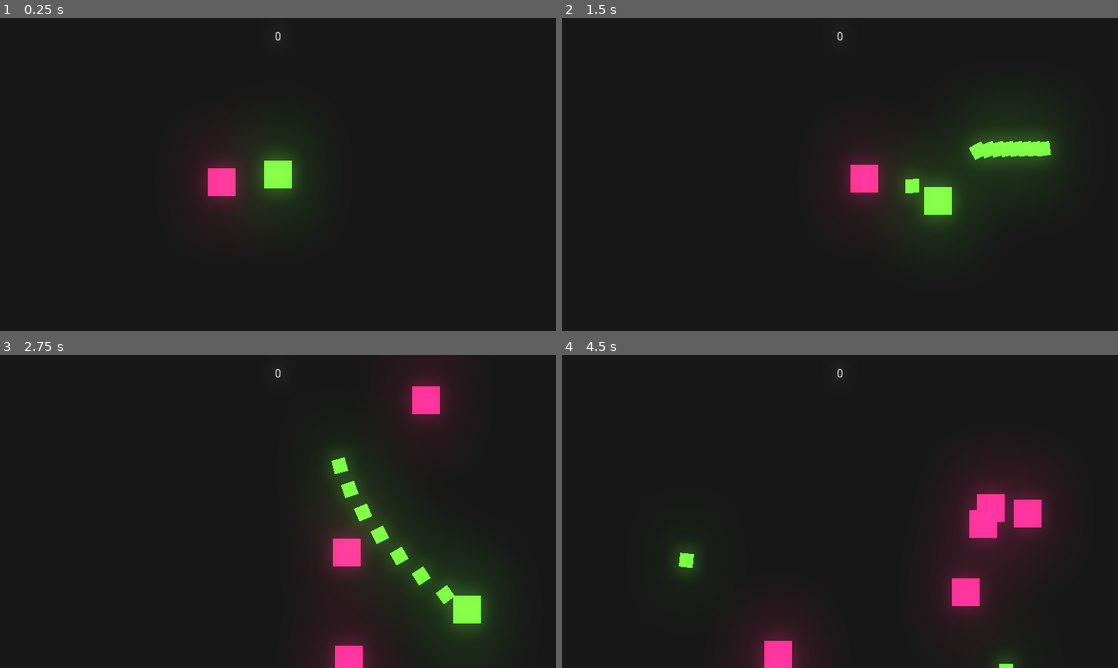
Above: before the commit, frames 1-4 (two rows, left to right).
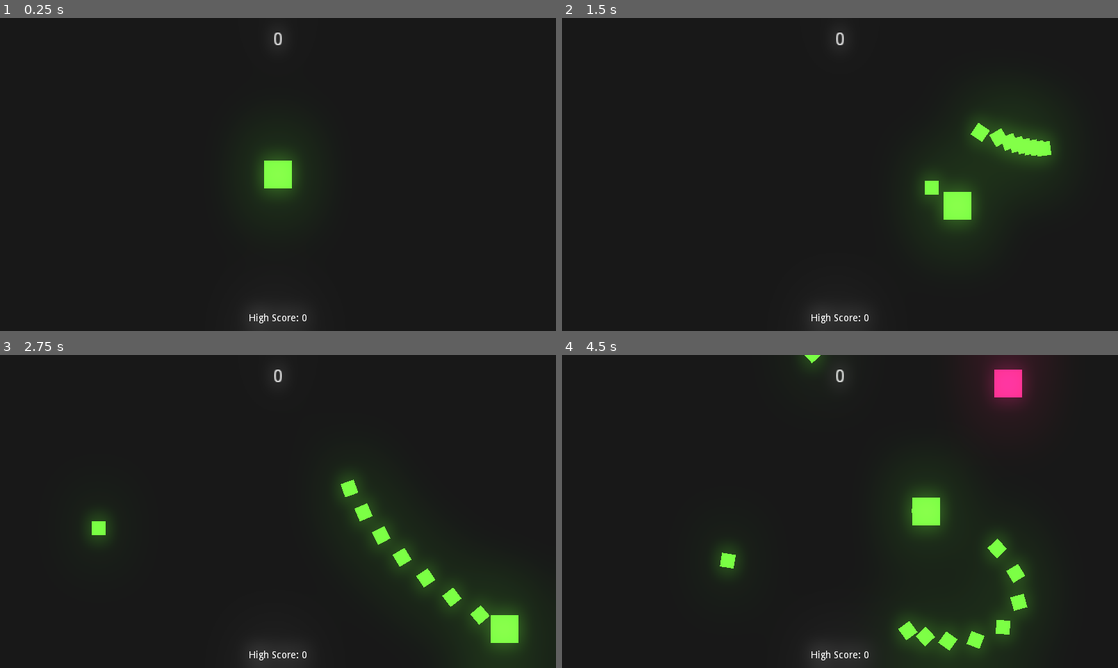
Above: after the commit, the same moments.

Repository: brunobold/CS-Project
Game: Godot game, scene res://scenes/Arena.tscn
The game is run twice, just before and just after one commit, with the same random seed, the same clock (stepped at 60 frames per second) and the same inputs.
Inputs (mouse positions are in pixels of both pictures, inside the frame that each line leads up to):
- Up to frame 1 (0.25 s): no input
- Up to frame 2 (1.5 s): tap Enter at 0.5 s; move the mouse to (962, 158) at 0.52 s; press the mouse at (962, 158) at 0.53 s; hold D (move_right) 0.53-1.28 s; move the mouse to (728, 190) at 1.27 s; release the mouse at (728, 190) at 1.28 s; hold S (move_down) from 1.28 s (still down); click (728, 190) at 1.35 s
- Up to frame 3 (2.75 s): move the mouse to (333, 442) at 2.02 s; release S (move_down) at 2.03 s; press the mouse at (333, 442) at 2.03 s; hold D (move_right) from 2.03 s (still down)
- Up to frame 4 (4.5 s): move the mouse to (812, 574) at 2.77 s; release D (move_right) at 2.78 s; release the mouse at (812, 574) at 2.78 s; hold W (move_up) 2.78-3.53 s; click (812, 574) at 2.85 s; move the mouse to (1006, 558) at 3.52 s; press the mouse at (1006, 558) at 3.53 s; hold A (move_left) from 3.53 s (still down); move the mouse to (673, 464) at 4.27 s; release the mouse at (673, 464) at 4.28 s; click (673, 464) at 4.35 s

The runs differ from the first frame. In frame 1, 1.4% of the frame differs, in the area x 35-56%, y 4-98%; in frame 2, 3.3%; in frame 3, 6.3%; in frame 4, 14%, in the area x 20-89%, y 0-100%.

Commit message:
High Score Added
High score located at bottom of game screen.

Diff:
--- a/scenes/Arena.tscn
+++ b/scenes/Arena.tscn
@@ -2,7 +2,7 @@
 
 [ext_resource path="res://scenes/Player.tscn" type="PackedScene" id=1]
 [ext_resource path="res://scripts/Arena.gd" type="Script" id=2]
-[ext_resource path="res://scenes/Enemy.tscn" type="PackedScene" id=3]
+[ext_resource path="res://scripts/Highscore.gd" type="Script" id=3]
 [ext_resource path="res://scripts/Score.gd" type="Script" id=4]
 [ext_resource path="res://scripts/Camera2D.gd" type="Script" id=5]
 
@@ -22,10 +22,11 @@
 [node name="WorldEnvironment" type="WorldEnvironment" parent="."]
 environment = SubResource( 1 )
 
-[node name="Enemy" parent="." instance=ExtResource( 3 )]
-position = Vector2( 236.235, 191.508 )
+[node name="Enemy_spawn_timer" type="Timer" parent="."]
+wait_time = 3.0
+autostart = true
 
-[node name="Enemy_spawn_timer" type="Timer" parent="."]
+[node name="Difficulty_timer" type="Timer" parent="."]
 autostart = true
 
 [node name="UI" type="Node2D" parent="."]
@@ -39,12 +40,27 @@
 }
 
 [node name="Score" type="Label" parent="UI/Control"]
+margin_left = -160.0
 margin_top = 15.0
-margin_right = 640.0
+margin_right = 480.0
 margin_bottom = 65.0
+rect_scale = Vector2( 1.5, 1.5 )
 text = "100"
 align = 1
 script = ExtResource( 4 )
+__meta__ = {
+"_edit_use_anchors_": false
+}
+
+[node name="Highscore" type="Label" parent="UI/Control"]
+margin_left = 64.0
+margin_top = 340.0
+margin_right = 704.0
+margin_bottom = 390.0
+rect_scale = Vector2( 0.8, 0.8 )
+text = "100"
+align = 1
+script = ExtResource( 3 )
 __meta__ = {
 "_edit_use_anchors_": false
 }
@@ -58,4 +74,5 @@
 one_shot = true
 
 [connection signal="timeout" from="Enemy_spawn_timer" to="." method="_on_Enemy_spawn_timer_timeout"]
+[connection signal="timeout" from="Difficulty_timer" to="." method="_on_Difficulty_timer_timeout"]
 [connection signal="timeout" from="Camera2D/Screen_shake_time" to="Camera2D" method="_on_Screen_shake_time_timeout"]
--- a/scripts/Arena.gd
+++ b/scripts/Arena.gd
@@ -18,3 +18,7 @@
 		enemy_position = Vector2(rand_range(-160, 670), rand_range(-90, 390))
 
 	Global.instance_node(enemy_1, enemy_position, self)
+
+func _on_Difficulty_timer_timeout():
+	if $Enemy_spawn_timer.wait_time > 0.5:
+		$Enemy_spawn_timer.wait_time -= 0.1
--- a/scripts/Global.gd
+++ b/scripts/Global.gd
@@ -6,6 +6,7 @@
 
 
 var points = 0
+var highscore = 0
 
 func instance_node(node, location, parent):
 	var node_instance = node.instance()
--- /dev/null
+++ b/scripts/Highscore.gd
@@ -0,0 +1,7 @@
+extends Label
+
+func _process(delta):
+	text = "High Score: " + String(Global.highscore)
+
+	if Global.points > Global.highscore:
+		Global.highscore = Global.points
--- a/scripts/Player.gd
+++ b/scripts/Player.gd
@@ -1,6 +1,6 @@
 extends Sprite
 
-var speed = 150 # Player speed.
+var speed = 180 # Player speed.
 var velocity = Vector2()
 
 var bullet = preload("res://scenes/Bullet.tscn") # Calling bullet scene.
@@ -39,5 +39,7 @@
 	if area.is_in_group("Enemy"):
 		is_dead = true
 		visible = false
+		if Global.camera != null:
+			Global.camera.screen_shake(20, 0.5)
 		yield(get_tree().create_timer(1.5), "timeout")
 		get_tree().reload_current_scene()
